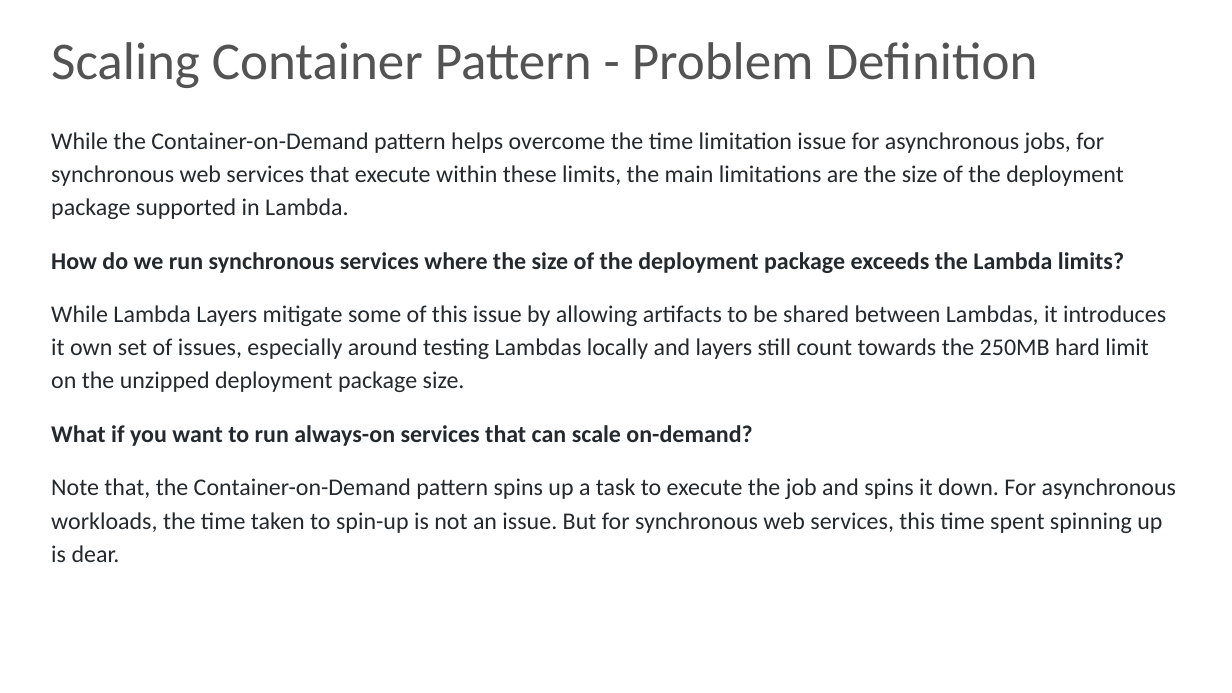
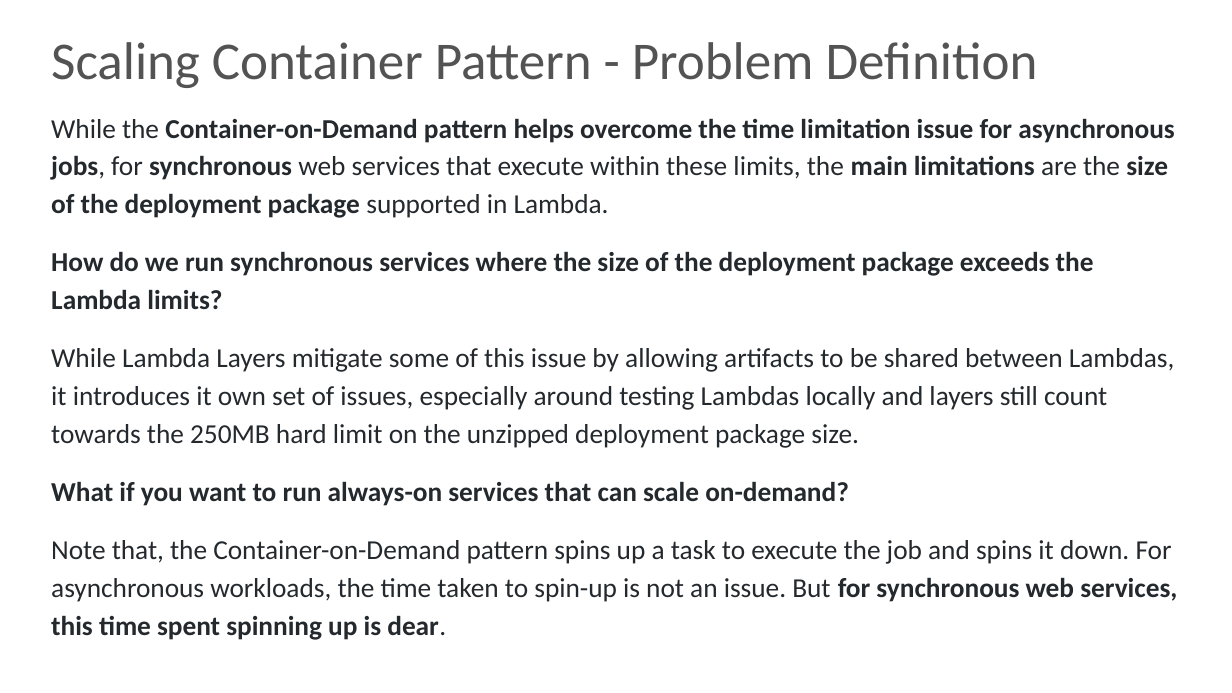
Before and after one commit to skarlekar/fargate-patterns, a slide deck: slide 17 of presentation/Fargate Patterns.pptx. Drawn at 1232x693 pixels with LibreOffice and Linux fonts; fonts in the diff are those of the drawing; background and template pictures are left out. Boxes give left, top, right and bottom in pixels: in the first picture for what was removed or moved away, otherwise in the second. Text is boxed around its words. In the diff, an @@ line names an element or a change of style, - is before the commit and + after.

```diff
--- a/presentation/Fargate Patterns.pptx
+++ b/presentation/Fargate Patterns.pptx
@@ text "While the Container-on-Demand pattern helps ...": place and size @@
-text "While the Container-on-Demand pattern helps ..." at <box>51,132,1176,562</box>
+text "While the Container-on-Demand pattern helps ..." at <box>51,118,1177,640</box>
@@ text "While the Container-on-Demand pattern helps ..." at <box>51,118,1177,640</box>: size 14 to 16 pt; bold on in "Container-on-Demand pattern helps overcome the time limitati ...", "for synchronous web services, this time spent ..." @@
```
Also in this commit, not shown: 7 other slides changed.
